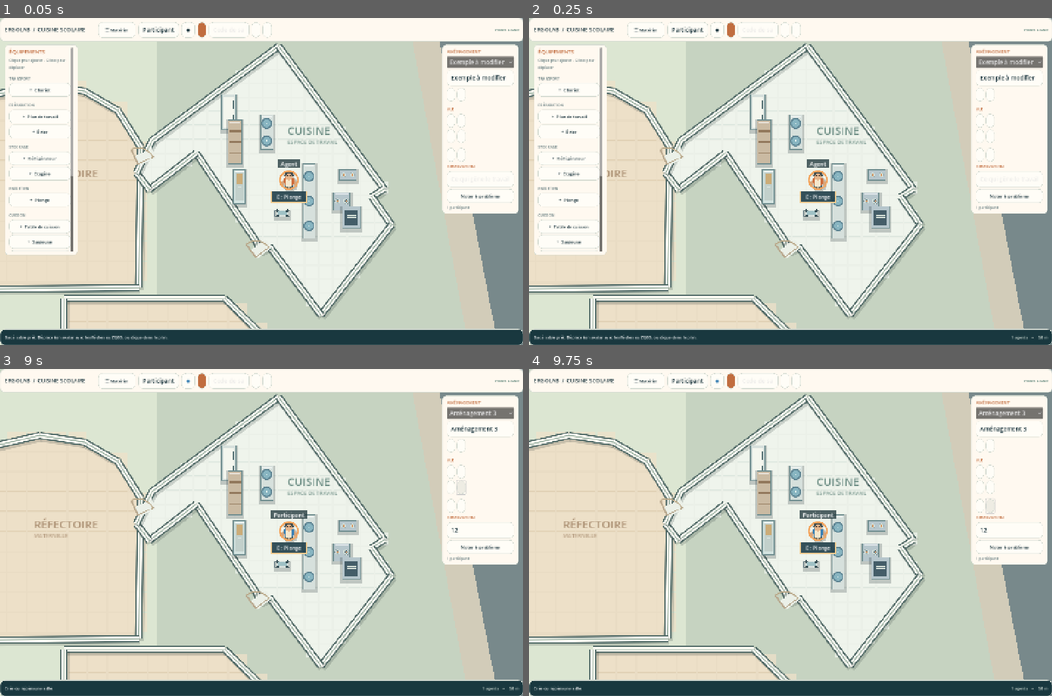
Above: before the commit, frames 1-4 (two rows, left to right).
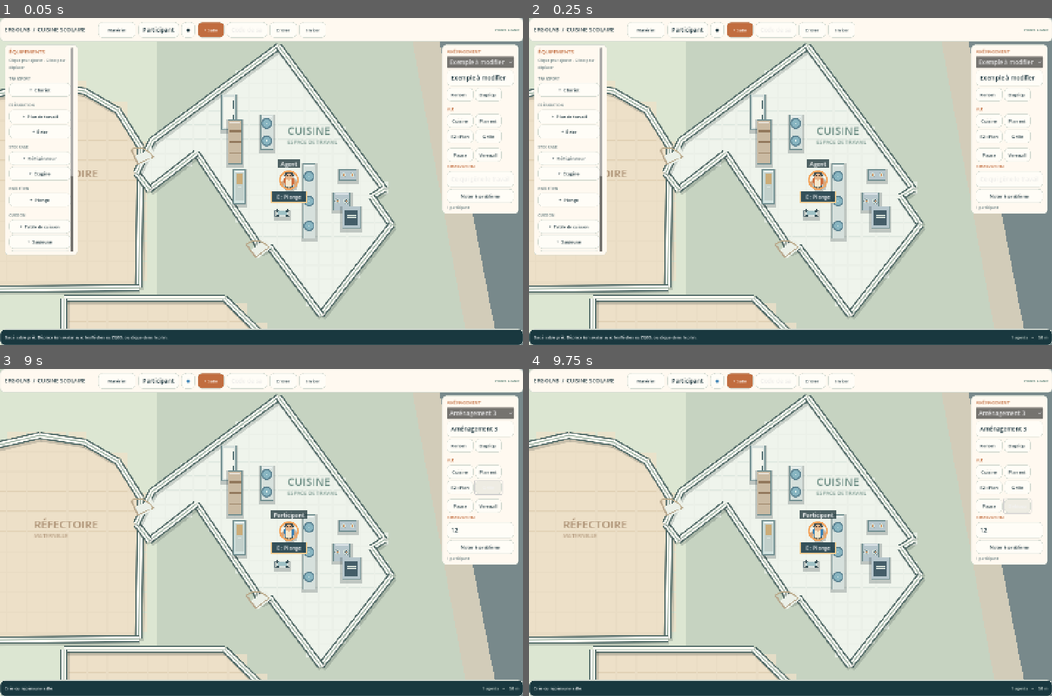
Above: after the commit, the same moments.

Repository: Vincladef/ergolab-cuisine-scolaire
Game: Godot game, scene res://main.tscn
Same seed, same stepped clock (60 frames per second), same inputs: the game is played once before the commit and once after it.
Inputs (mouse positions are in pixels of both pictures, inside the frame that each line leads up to):
- Up to frame 1 (0.05 s): no input
- Up to frame 2 (0.25 s): no input
- Up to frame 3 (9 s): click (481, 529) at 0.52 s; type "12" at 0.6 s; click "☰ Matériel" (after the commit: "Matériel") at 1.25 s; click "●" at 2 s; click "+ Salle" at 2.75 s; click "Entrer" at 3.5 s; click "Inviter" at 4.25 s; click "Exemple à modifier" at 5 s; click "Renommer" at 5.75 s; click "Dupliquer" at 6.5 s; click "Aménagement 3" at 7.25 s; click "Cuisine" at 8 s; click "Grille" at 8.75 s
- Up to frame 4 (9.75 s): click "Verrouiller" at 9.5 s

The runs differ from the first frame. In frame 1, 0.7% of the frame differs, in the area x 20-96%, y 1-44%; in frame 2, 0.7%; in frame 3, 0.7%; in frame 4, 0.7%.

Commit message:
fix(godot): keep multiplayer buttons legible at smaller browser widths

Diff:
--- a/scripts/sandbox_game.gd
+++ b/scripts/sandbox_game.gd
@@ -183,7 +183,7 @@
     var b := Button.new()
     b.text = text
     b.clip_text = true
-    b.custom_minimum_size.y = 35
+    b.custom_minimum_size = Vector2(74,35)
     b.add_theme_font_size_override("font_size",12)
     b.add_theme_color_override("font_color",Color.WHITE if accent else INK)
     b.add_theme_stylebox_override("normal",_panel(ORANGE if accent else PAPER))
@@ -219,7 +219,7 @@
     title.custom_minimum_size.x = 250
     title.autowrap_mode = TextServer.AUTOWRAP_OFF
     head.add_child(title)
-    var material_button := _button("☰ Matériel",_toggle_palette)
+    var material_button := _button("Matériel",_toggle_palette)
     material_button.custom_minimum_size.x = 104
     head.add_child(material_button)
     name_input = LineEdit.new()
